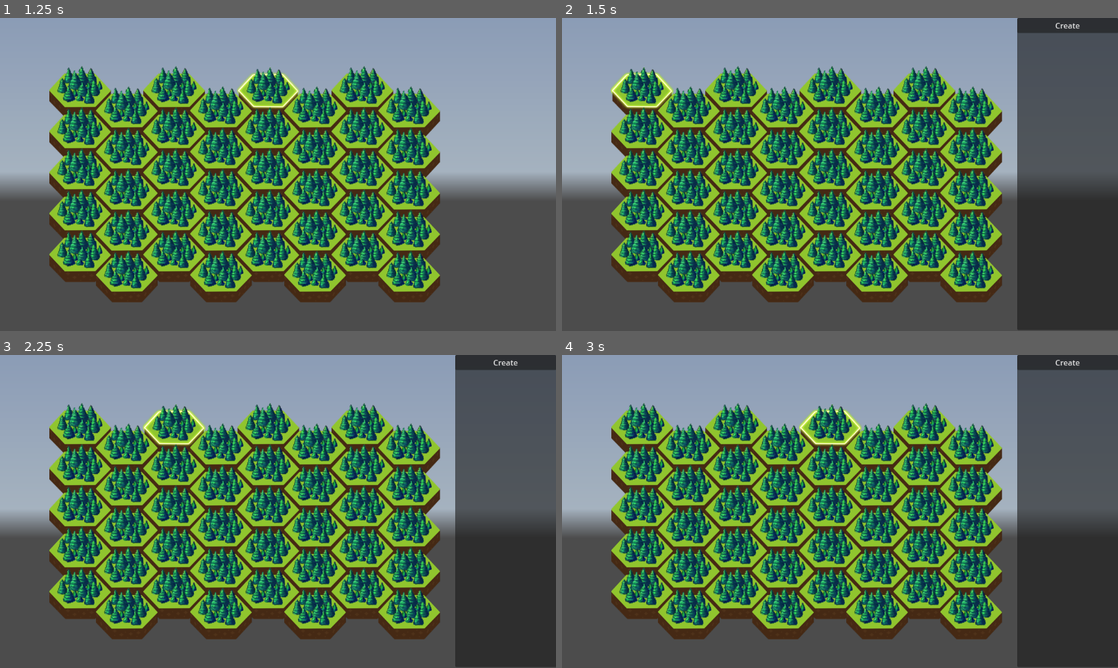
Above: before the commit, frames 1-4 (two rows, left to right).
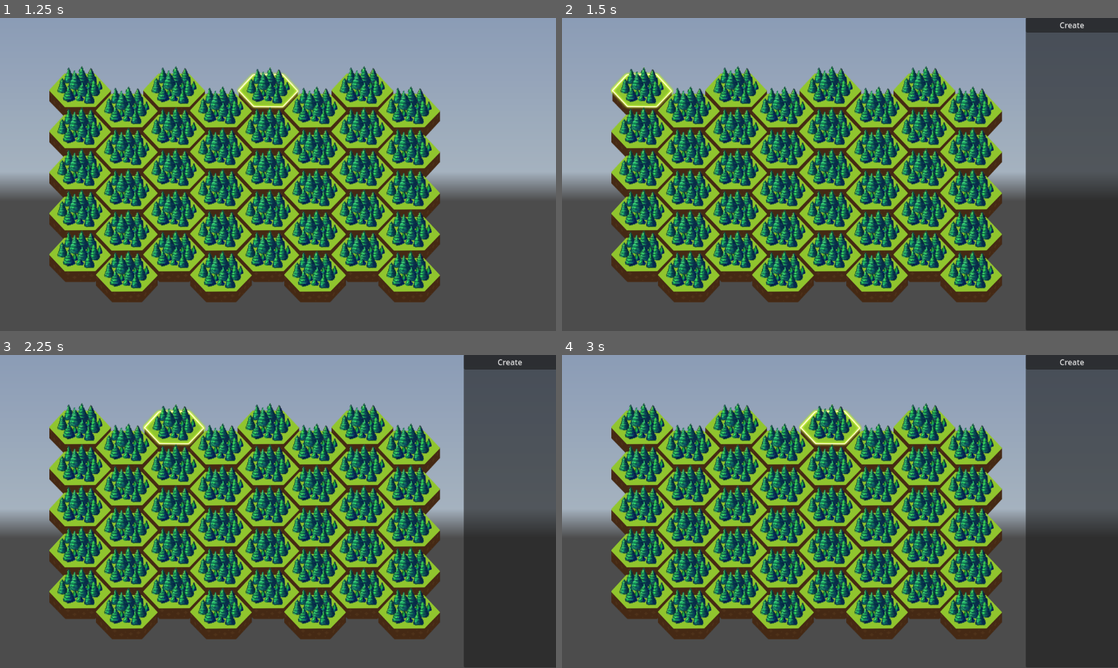
Above: after the commit, the same moments.

Repository: iamblobfish/best_defence
Game: Godot game, scene res://Home.tscn
Same seed, same stepped clock (60 frames per second), same inputs: the game is played once before the commit and once after it. A sky picture missing from this copy of the repository is replaced by a grey-blue gradient.
Inputs (mouse positions are in pixels of both pictures, inside the frame that each line leads up to):
- Up to frame 1 (1.25 s): click "Start" at 0.5 s
- Up to frame 2 (1.5 s): click (639, 93) at 1.25 s
- Up to frame 3 (2.25 s): click (172, 430) at 2.02 s
- Up to frame 4 (3 s): click (828, 430) at 2.77 s

Frame 1 is identical in both runs. In frame 2, 1.6% of the frame differs, in the area x 81-100%, y 0-100%; in frame 3, 1.6%; in frame 4, 1.6%.

Commit message:
working window and ap

Diff:
--- a/Camera2D.gd
+++ b/Camera2D.gd
@@ -1,12 +1,16 @@
 extends Camera2D
+signal move
 
 func _ready():
 	pass
 
 
-func _unhandled_input(event):
-	if event is InputEventMagnifyGesture:
-		if zoom - Vector2(1 - event.factor, 1 - event.factor) > Vector2(0.29, 0.29):
-			zoom -= Vector2(1 - event.factor, 1 - event.factor)*0.5
-	if event is InputEventPanGesture:
-		offset += event.delta * 5
+#func _unhandled_input(event):
+	#if event is InputEventMagnifyGesture:
+		#if zoom - Vector2(1 - event.factor, 1 - event.factor) > Vector2(0.29, 0.29):
+			#zoom -= Vector2(1 - event.factor, 1 - event.factor)*0.5
+			#
+			#move.emit()
+	#if event is InputEventPanGesture:
+		#offset += event.delta * 5
+		#move.emit()
--- a/choosing_window.gd
+++ b/choosing_window.gd
@@ -6,7 +6,7 @@
 
 # Called when the node enters the scene tree for the first time.
 func _ready():
-	#anchors_preset = PRESET_RIGHT_WIDE
+	top_level = true
 	hide()
 
 # Called every frame. 'delta' is the elapsed time since the previous frame.
--- a/forest_tile.gd
+++ b/forest_tile.gd
@@ -8,6 +8,8 @@
 	"Attack" : "res://towers_scripts/attack_base_tower.gd",
 	"Mining" : "res://towers_scripts/mining_tower.gd"
 }
+
+# TODO: update button
 
 var focus = false
 func _ready():
@@ -43,7 +45,7 @@
 		release_focus()
 		tile_unfocused.emit()
 	else:
-		grab_click_focus()
+		grab_focus()
 		print('show vindow in tile')
 		#print(focus)
 		tile_focused.emit()
@@ -57,11 +59,13 @@
 
 func create_tower():
 	#TODO: choise
+	grab_focus()
 	var choise = "Mining"
 	$Tower.set_script(load(towers[choise]))
 	$Tower.create_or_update()
 
 
 func delete_tower():
+	grab_focus()
 	$Tower.destroy()
 	$Tower.set_script(load(towers['Base']))
--- a/game.gd
+++ b/game.gd
@@ -1,16 +1,48 @@
-extends Node2D
+extends Control
 
 # Called when the node enters the scene tree for the first time.
 func _ready():
+	#$Window.create.connect(_on_window_create)
+	#$Window.delete.connect(_on_window_delete)
+	#$Window.btn3.connect(_on_window_btn3)
 	#$background.position = Vector2(-$background.size.x/4, -$background.size.y/4)
 	pass # Replace with function body.
 
 # Called every frame. 'delta' is the elapsed time since the previous frame.
-func _process(delta):
+
+
+# signals sent from map to window
+func window_update():
+	print('focused tile: ', $map.focused_tile)
+	var tower_state =  $map.focused_tile.get_tower_state()
+	print(tower_state)
+	$Window/VBoxContainer/btn3.hide()
+	$Window/VBoxContainer/Create.hide()
+	$Window/VBoxContainer/delete.hide()
+	if not tower_state.is_build:
+		$Window/VBoxContainer/Create.show()
+	else:
+		$Window/VBoxContainer/delete.show()
+		if tower_state.is_upgradable:
+			$Window/VBoxContainer/btn3.show()
+	$Window.show()
+	print($Camera2D.zoom, $Camera2D.offset)
+
+func _on_map_window_hide():
+	$Window.hide()
+
+# signals sent from window to map
+
+func _on_window_create_or_update():
+	if $map.focused_tile:
+		$map.focused_tile.create_tower()
+	window_update()
+
+func _on_window_delete():
+	if $map.focused_tile:
+		$map.focused_tile.delete_tower()
+	window_update()
+
+
+func _on_camera_2d_move():
 	pass
-
-#func _input(event):
-	#if event is InputEventMouseButton:
-		#if event.button_index == MOUSE_BUTTON_LEFT and event.is_pressed():
-			#var global_clicked = event.position
-			#print(global_clicked)
--- a/game.tscn
+++ b/game.tscn
@@ -1,14 +1,22 @@
-[gd_scene load_steps=5 format=3 uid="uid://bs537ca2rblp"]
+[gd_scene load_steps=6 format=3 uid="uid://bs537ca2rblp"]
 
 [ext_resource type="Script" path="res://game.gd" id="1_w66bd"]
 [ext_resource type="Script" path="res://Camera2D.gd" id="2_5ot5l"]
 [ext_resource type="PackedScene" uid="uid://crwlur50qm8jl" path="res://map.tscn" id="3_0dd1o"]
 [ext_resource type="Texture2D" uid="uid://byn7rprhnikoq" path="res://tiles/skyх2.png" id="4_v5ua5"]
+[ext_resource type="PackedScene" uid="uid://cb5qk2r15qo5y" path="res://choosing_window.tscn" id="5_onpe8"]
 
-[node name="Game" type="Node2D"]
+[node name="Game" type="Control"]
+layout_mode = 3
+anchors_preset = 15
+anchor_right = 1.0
+anchor_bottom = 1.0
+grow_horizontal = 2
+grow_vertical = 2
 script = ExtResource("1_w66bd")
 
 [node name="background" type="TextureRect" parent="."]
+layout_mode = 0
 offset_left = -1174.0
 offset_top = -622.0
 offset_right = 2282.0
@@ -18,9 +26,22 @@
 size_flags_stretch_ratio = 0.0
 texture = ExtResource("4_v5ua5")
 
+[node name="Window" parent="." instance=ExtResource("5_onpe8")]
+layout_direction = 1
+layout_mode = 1
+anchors_preset = -1
+offset_left = -193.0
+
 [node name="Camera2D" type="Camera2D" parent="."]
 position = Vector2(574, 325)
 script = ExtResource("2_5ot5l")
 
 [node name="map" parent="." instance=ExtResource("3_0dd1o")]
 position = Vector2(-1, 1)
+
+[connection signal="btn3" from="Window" to="." method="_on_window_create_or_update"]
+[connection signal="create" from="Window" to="." method="_on_window_create_or_update"]
+[connection signal="delete" from="Window" to="." method="_on_window_delete"]
+[connection signal="move" from="Camera2D" to="." method="_on_camera_2d_move"]
+[connection signal="window_hide" from="map" to="." method="_on_map_window_hide"]
+[connection signal="window_update" from="map" to="." method="window_update"]
--- a/map.gd
+++ b/map.gd
@@ -1,13 +1,12 @@
 extends Node2D
+signal window_hide
+signal window_update
 var tile_map = {}
 var focused_tile = null
 var margin = Vector2(100, 100)
 
 # Called when the node enters the scene tree for the first time.
 func _ready():
-	$Window.create.connect(_on_window_create)
-	$Window.delete.connect(_on_window_delete)
-	$Window.btn3.connect(_on_window_btn3)
 	var scene = preload('res://forest_tile.tscn')
 
 	for i in range(10):
@@ -18,53 +17,14 @@
 			else:
 				tile.position = margin+Vector2(65*3/2+j*130*3/2, 85*i/2)
 			tile_map[tile.position] = tile
-			tile.tile_focused.connect(update_window.bind(tile))
+			tile.tile_focused.connect(on_tile_focused.bind(tile))
 			tile.tile_unfocused.connect(on_tile_unfocused.bind(tile))
 			add_child(tile)
 
-
-func _process(delta):
-	pass
-
-func update_window(tile):
-	print("The clicked tile is: ", tile)
-	var tower_state = tile.get_tower_state()
-	print(tower_state)
+func on_tile_focused(tile):
 	focused_tile = tile
-	#TODO: make window always be over other nodes
-	$Window/VBoxContainer/btn3.hide()
-	$Window/VBoxContainer/Create.hide()
-	$Window/VBoxContainer/delete.hide()
-	if not tower_state.is_build:
-		$Window/VBoxContainer/Create.show()
-	else:
-		$Window/VBoxContainer/delete.show()
-		if tower_state.is_upgradable:
-			$Window/VBoxContainer/btn3.show()
-	$Window.show()
+	window_update.emit()
 
 func on_tile_unfocused(tile):
-	print("Unfocus")
 	focused_tile = null
-	$Window.hide()
-
-func _on_window_btn3():
-	pass
-
-#func _input(event):
-	#if event is InputEventMouseButton:
-		#if event.button_index == MOUSE_BUTTON_LEFT and event.is_pressed():
-			#var global_clicked = event.position
-			#print(global_clicked)
-
-func _on_window_create():
-	print('create on ', focused_tile)
-	if focused_tile:
-		focused_tile.create_tower()
-	update_window(focused_tile)
-
-
-func _on_window_delete():
-	if focused_tile:
-		focused_tile.delete_tower()
-	update_window(focused_tile)
+	window_hide.emit()
--- a/map.tscn
+++ b/map.tscn
@@ -1,17 +1,6 @@
-[gd_scene load_steps=3 format=3 uid="uid://crwlur50qm8jl"]
+[gd_scene load_steps=2 format=3 uid="uid://crwlur50qm8jl"]
 
-[ext_resource type="PackedScene" uid="uid://cb5qk2r15qo5y" path="res://choosing_window.tscn" id="1_6iivx"]
 [ext_resource type="Script" path="res://map.gd" id="1_48ave"]
 
 [node name="map" type="Node2D"]
 script = ExtResource("1_48ave")
-
-[node name="Window" parent="." instance=ExtResource("1_6iivx")]
-offset_left = 942.0
-offset_right = 1152.0
-offset_bottom = 646.0
-size_flags_horizontal = 10
-size_flags_vertical = 3
-
-[connection signal="create" from="Window" to="." method="_on_window_create"]
-[connection signal="delete" from="Window" to="." method="_on_window_delete"]
